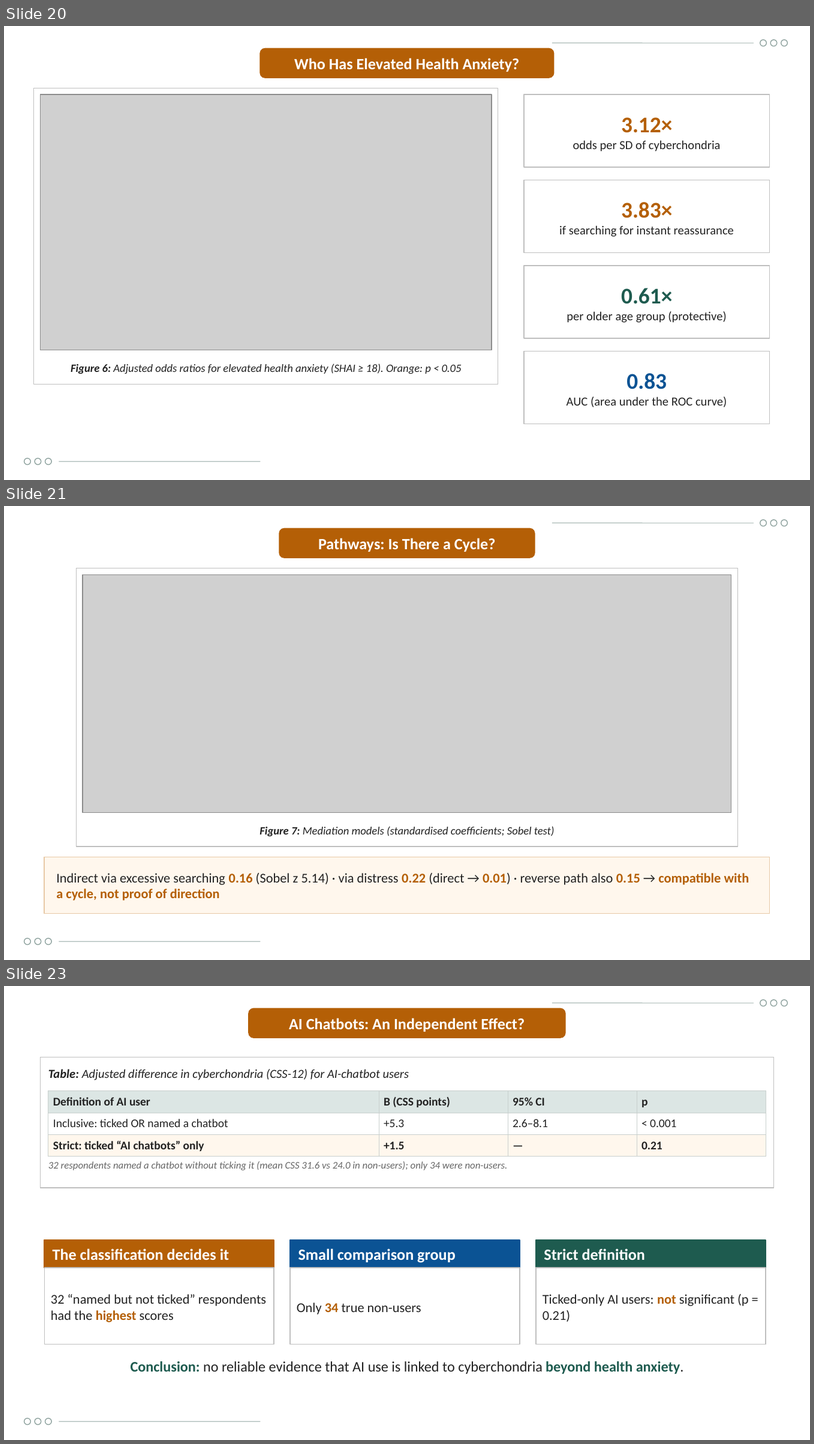
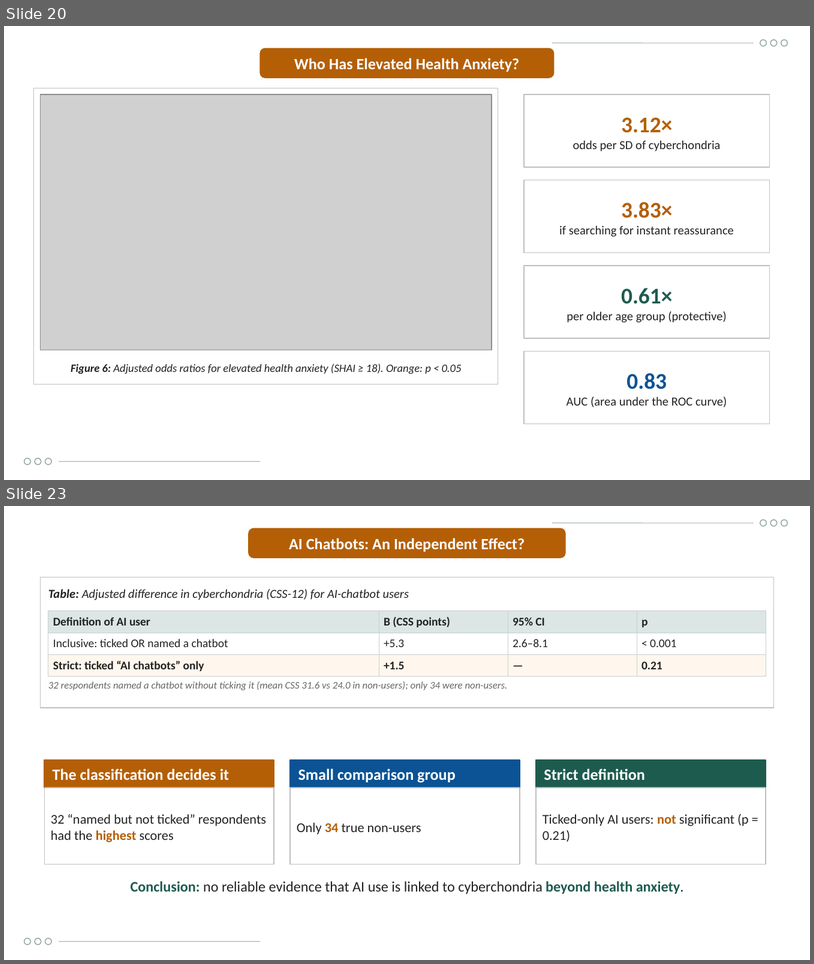
Before and after one commit to Yaseen279/History-Exam, a slide deck: research/output/study/Defence_Presentation_UOBCOM.pptx. Shown one above the other, each under a label of ours: slides 20, 21 and 23 before the commit, slides 20 and 23 after it; the slides between them are not shown. The pictures are 814x1444 and 814x964 pixels, drawn with LibreOffice and Linux fonts; fonts in the diff are those of the drawing; grey boxes stand for pictures; background and template pictures are left out. Boxes give left, top, right and bottom in pixels: in the first picture for what was removed or moved away, otherwise in the second. Text is boxed around its words. In the diff, an @@ line names an element or a change of style, - is before the commit and + after.

```diff
--- a/research/output/study/Defence_Presentation_UOBCOM.pptx
+++ b/research/output/study/Defence_Presentation_UOBCOM.pptx
@@ slide 21 removed at (4, 506, 810, 960), background picture (left out) @@
@@ line removed from (552, 523) to (754, 523) @@
@@ ellipse removed at (761, 520, 767, 526) @@
@@ ellipse removed at (771, 520, 777, 526) @@
@@ ellipse removed at (782, 520, 788, 526) @@
@@ rounded rectangle removed at (280, 529, 536, 558) @@
@@ text removed at (318, 538, 496, 552) @@
-Pathways: Is There a Cycle?
@@ rectangle removed at (77, 568, 738, 846) @@
@@ picture removed at (83, 574, 732, 813) @@
@@ text removed at (260, 826, 555, 836) @@
-Figure 7: Mediation models (standardised coefficients; Sobel test)
@@ rectangle removed at (44, 857, 770, 913) @@
@@ text removed at (56, 873, 750, 900) @@
-Indirect via excessive searching 0.16 (Sobel z 5.14) · via distress 0.22 (direct → 0.01) · reverse path also 0.15 → compatible with a cycle, not proof of direction
@@ ellipse removed at (24, 938, 30, 945) @@
@@ ellipse removed at (35, 938, 41, 945) @@
@@ ellipse removed at (45, 938, 51, 945) @@
@@ line removed from (59, 940) to (260, 940) @@
```
Also in this commit, not shown: 6 slides changed, 1 slide added, 10 other files.
